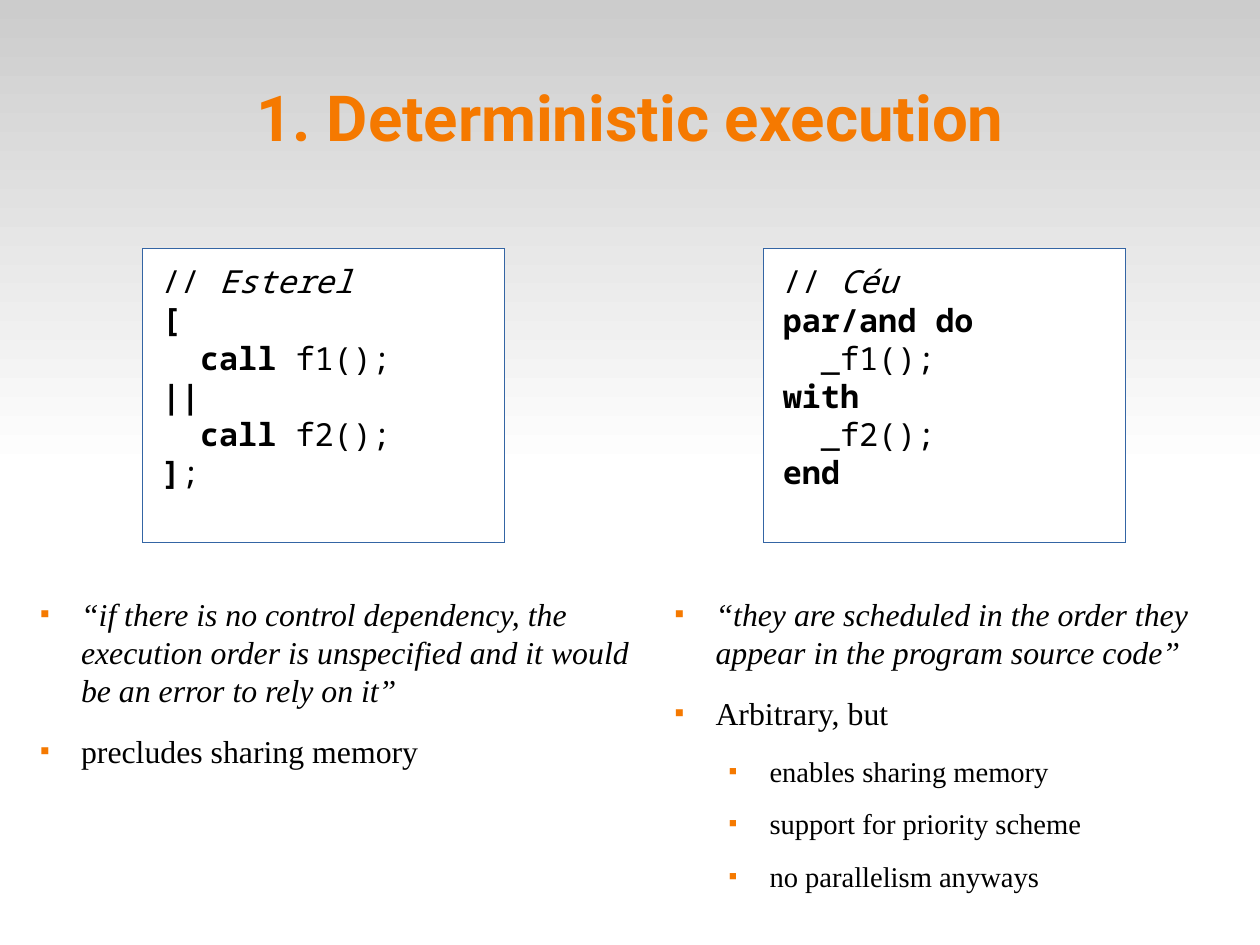
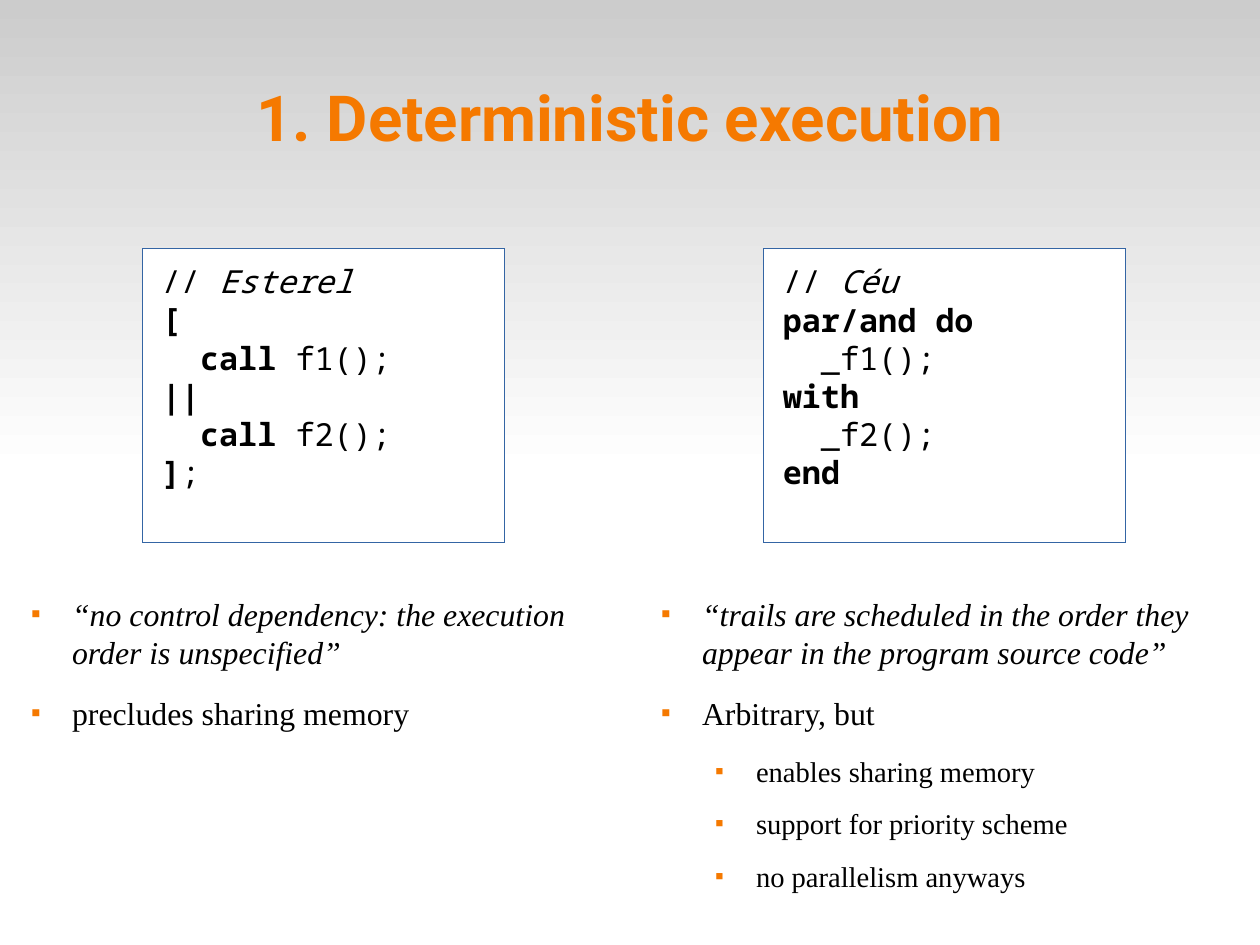
Before and after one commit to fsantanna-no/ceu-docs, a slide deck: slide 4 of ceu_rem.odp (slide 6 before the commit). Drawn at 1260x945 pixels with LibreOffice and Linux fonts; fonts in the diff are those of the drawing. Boxes give left, top, right and bottom in pixels: in the first picture for what was removed or moved away, otherwise in the second. Text is boxed around its words. In the diff, an @@ line names an element or a change of style, - is before the commit and + after.

```diff
--- a/ceu_rem.odp
+++ b/ceu_rem.odp
@@ text "“no control dependency: the execution ...": place and size @@
-text "“no control dependency: the execution ..." at bbox=[81, 604, 629, 769]
+text "“no control dependency: the execution ..." at bbox=[72, 604, 565, 731]
@@ text "“trails are scheduled in the ...": place and size @@
-text "“trails are scheduled in the ..." at bbox=[716, 604, 1188, 893]
+text "“trails are scheduled in the ..." at bbox=[702, 604, 1189, 893]
@@ text at bbox=[72, 604, 565, 670]: text changed @@
-■ “if there is no control dependency, the execution order is unspecified and it would be an error to rely on it”
+■ “no control dependency: the execution order is unspecified”
@@ text at bbox=[702, 604, 1189, 670]: text changed @@
-■ “they are scheduled in the order they appear in the program source code”
+■ “trails are scheduled in the order they appear in the program source code”
```
Also in this commit, not shown: 13 other slides changed, 1 slide added, 1 slide removed, 30 other files.
